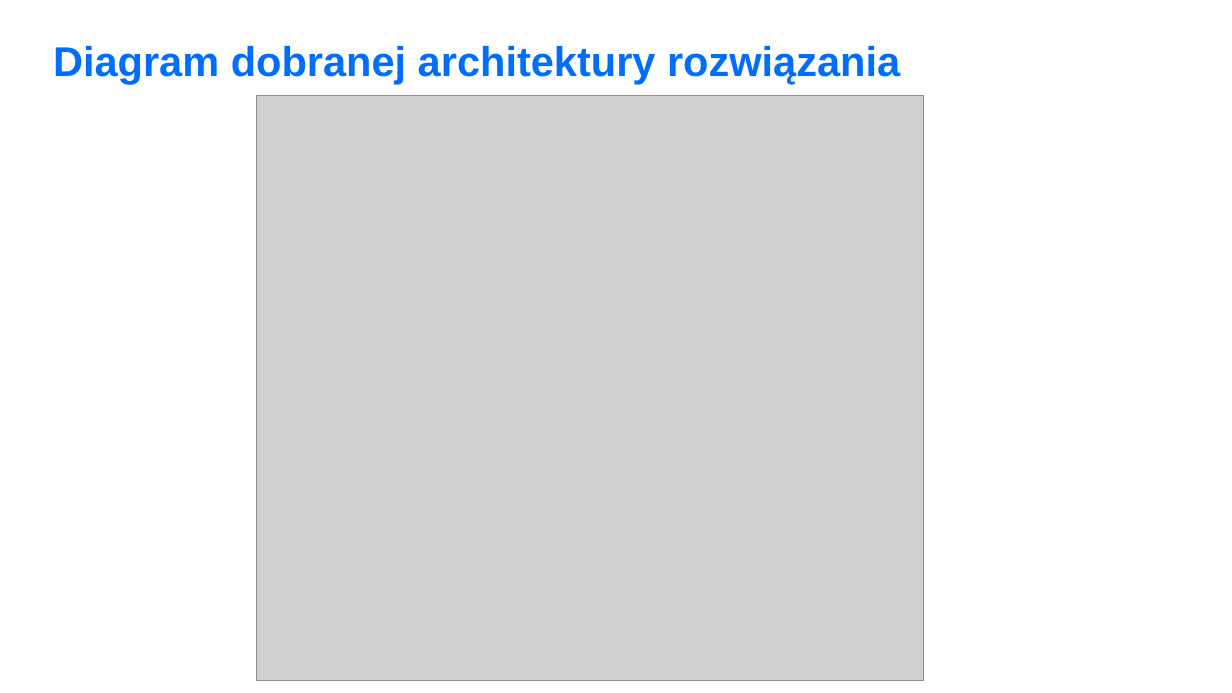
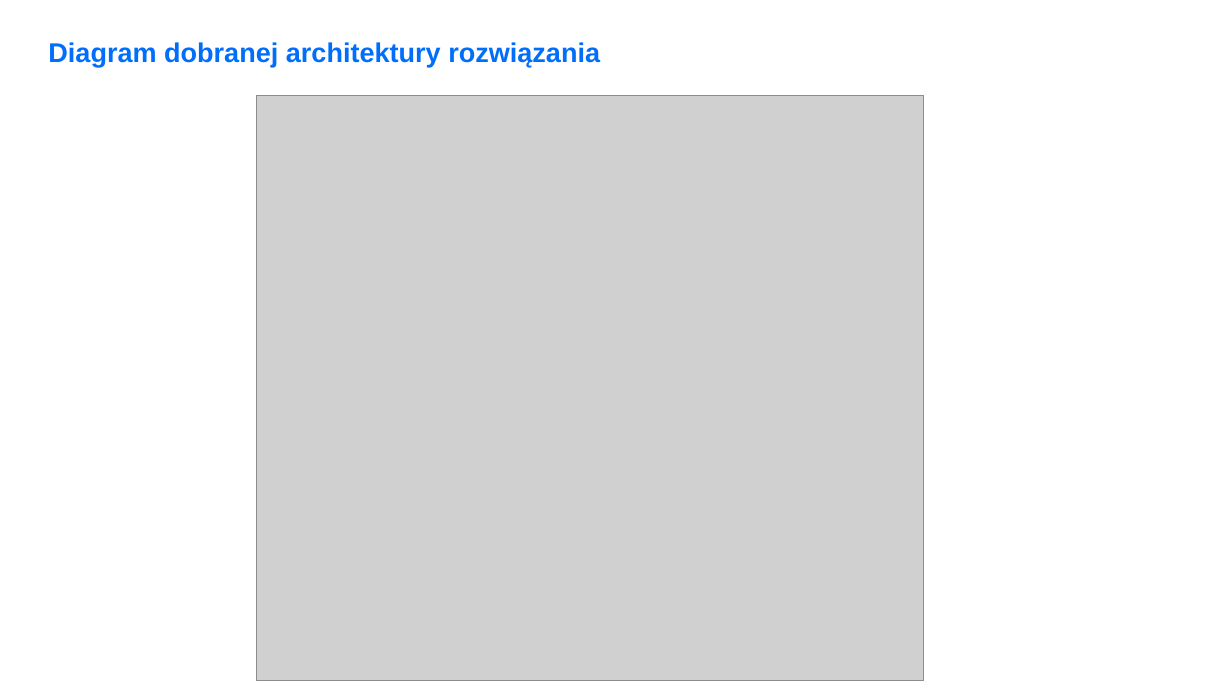
Before and after one commit to MartaJac/Technologia-vs-GDP-Team, a slide deck: slide 3 of Technologia vs GDP.pptx. Drawn at 1232x693 pixels with LibreOffice and Linux fonts; fonts in the diff are those of the drawing; grey boxes stand for pictures. Boxes give left, top, right and bottom in pixels: in the first picture for what was removed or moved away, otherwise in the second. Text is boxed around its words. In the diff, an @@ line names an element or a change of style, - is before the commit and + after.

```diff
--- a/Technologia vs GDP.pptx
+++ b/Technologia vs GDP.pptx
@@ title "Diagram dobranej architektury rozwiązania" at (48, 42, 600, 67): size 32.4 to 21.1 pt @@
```
Also in this commit, not shown: 5 other slides changed, 2 slides added, 2 slides removed.
